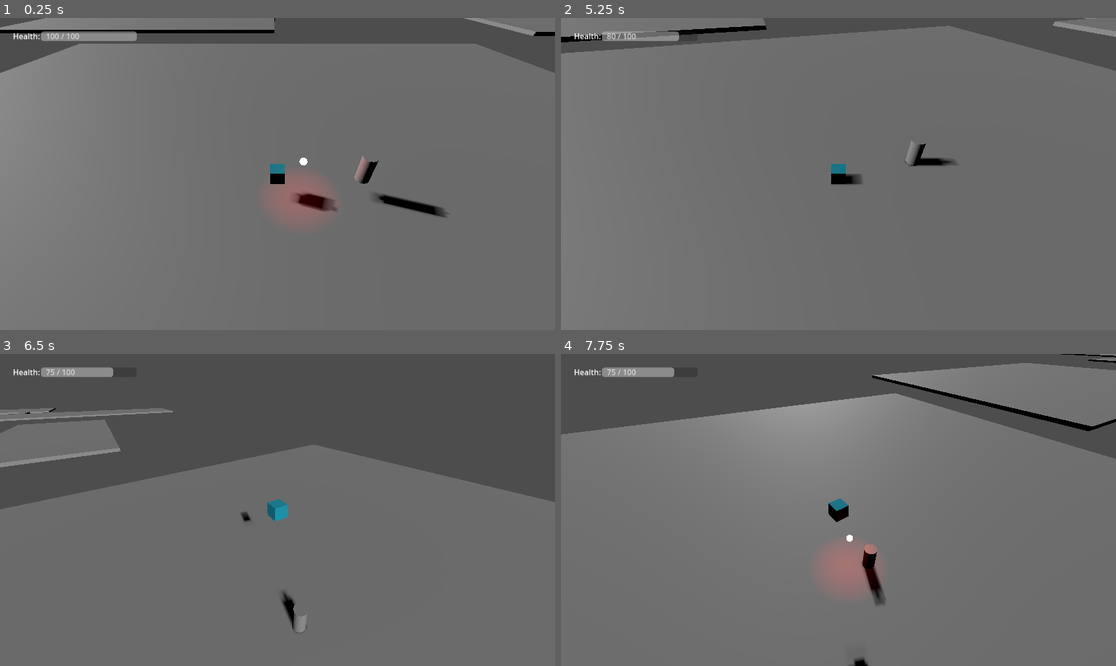
Above: before the commit, frames 1-4 (two rows, left to right).
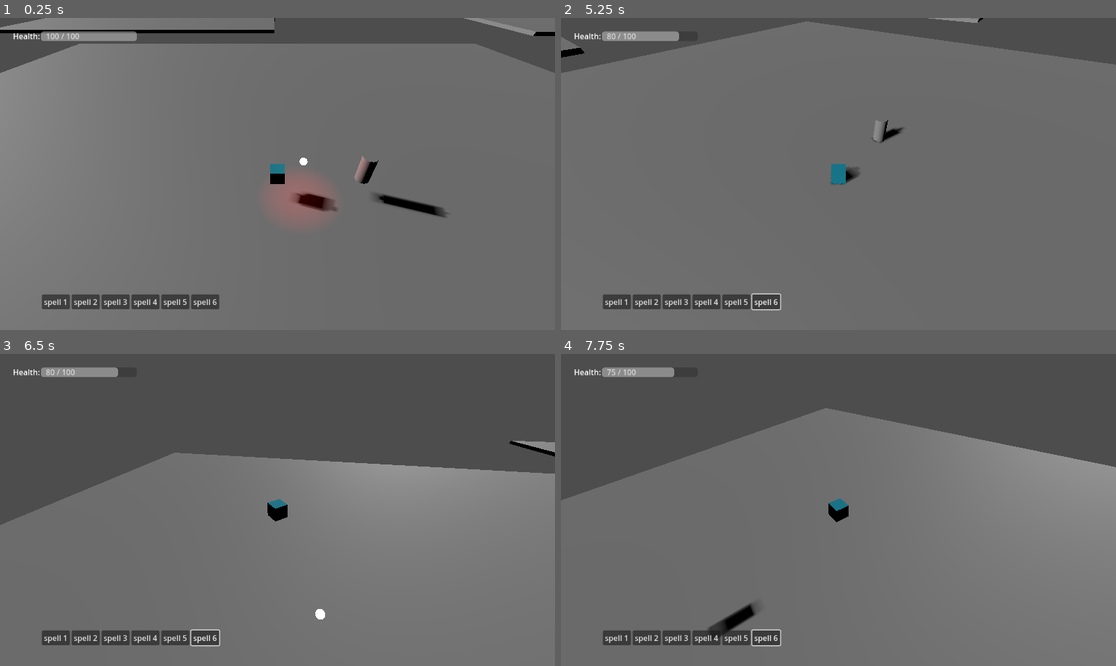
Above: after the commit, the same moments.

Repository: DumplingEater/possible_game
Game: Godot game, scene res://resources/scenes/main.tscn
Same seed, same stepped clock (60 frames per second), same inputs: the game is played once before the commit and once after it.
Inputs (mouse positions are in pixels of both pictures, inside the frame that each line leads up to):
- Up to frame 1 (0.25 s): no input
- Up to frame 2 (5.25 s): click (616, 301) at 0.5 s, where only the run after the commit has a clickable "spell 1"; click (644, 301) at 1.25 s, where only the run after the commit has a clickable "spell 2"; click (677, 301) at 2 s, where only the run after the commit has a clickable "spell 3"; click (705, 301) at 2.75 s, where only the run after the commit has a clickable "spell 4"; click (738, 301) at 3.5 s, where only the run after the commit has a clickable "spell 5"; click (766, 301) at 4.25 s, where only the run after the commit has a clickable "spell 6"; move the mouse to (960, 158) at 5.02 s; press the mouse at (960, 158) at 5.03 s; hold D (turn_right) from 5.03 s (still down)
- Up to frame 3 (6.5 s): tap Space (jump) at 5.27, 6.02 s; right-click (399, 494) at 5.3 s; move the mouse to (166, 525) at 5.77 s; release D (turn_right) at 5.78 s; release the mouse at (166, 525) at 5.78 s; hold S (move_back) from 5.78 s (still down); right-click (166, 525) at 5.85 s; tap 1 (action_1, bound only after the commit) at 6.05 s
- Up to frame 4 (7.75 s): move the mouse to (894, 441) at 6.52 s; release S (move_back) at 6.53 s; press the mouse at (894, 441) at 6.53 s; hold D (turn_right) 6.53-7.28 s; tap 1 (action_1, bound only after the commit) at 6.6 s; move the mouse to (810, 572) at 7.27 s; release the mouse at (810, 572) at 7.28 s; hold W (move_forward) from 7.28 s (still down); click (810, 572) at 7.35 s; tap Space (jump) at 7.52 s; right-click (810, 572) at 7.55 s

The runs differ from the first frame. In frame 1, 1.4% of the frame differs, in the area x 7-40%, y 88-94%; in frame 2, 7.2%; in frame 3, 12%; in frame 4, 22%, in the area x 0-100%, y 0-100%.

Commit message:
very bad combat

Diff:
--- a/project.godot
+++ b/project.godot
@@ -71,3 +71,13 @@
 "events": [Object(InputEventKey,"resource_local_to_scene":false,"resource_name":"","device":-1,"window_id":0,"alt_pressed":false,"shift_pressed":false,"ctrl_pressed":false,"meta_pressed":false,"pressed":false,"keycode":0,"physical_keycode":68,"key_label":0,"unicode":100,"echo":false,"script":null)
 ]
 }
+action_1={
+"deadzone": 0.5,
+"events": [Object(InputEventKey,"resource_local_to_scene":false,"resource_name":"","device":-1,"window_id":0,"alt_pressed":false,"shift_pressed":false,"ctrl_pressed":false,"meta_pressed":false,"pressed":false,"keycode":0,"physical_keycode":49,"key_label":0,"unicode":49,"echo":false,"script":null)
+]
+}
+escape={
+"deadzone": 0.5,
+"events": [Object(InputEventKey,"resource_local_to_scene":false,"resource_name":"","device":-1,"window_id":0,"alt_pressed":false,"shift_pressed":false,"ctrl_pressed":false,"meta_pressed":false,"pressed":false,"keycode":0,"physical_keycode":4194305,"key_label":0,"unicode":0,"echo":false,"script":null)
+]
+}
--- a/resources/scenes/player_ui.tscn
+++ b/resources/scenes/player_ui.tscn
@@ -26,3 +26,34 @@
 offset_right = 257.0
 offset_bottom = 22.0
 show_percentage = false
+
+[node name="action_bar" type="HBoxContainer" parent="."]
+layout_mode = 2
+offset_left = 87.0
+offset_top = 574.0
+offset_right = 306.0
+offset_bottom = 604.0
+
+[node name="button_1" type="Button" parent="action_bar"]
+layout_mode = 2
+text = "spell 1"
+
+[node name="button_2" type="Button" parent="action_bar"]
+layout_mode = 2
+text = "spell 2"
+
+[node name="button_3" type="Button" parent="action_bar"]
+layout_mode = 2
+text = "spell 3"
+
+[node name="button_4" type="Button" parent="action_bar"]
+layout_mode = 2
+text = "spell 4"
+
+[node name="button_5" type="Button" parent="action_bar"]
+layout_mode = 2
+text = "spell 5"
+
+[node name="button_6" type="Button" parent="action_bar"]
+layout_mode = 2
+text = "spell 6"
--- a/resources/scenes/third_person_character.tscn
+++ b/resources/scenes/third_person_character.tscn
@@ -1,8 +1,11 @@
-[gd_scene load_steps=7 format=3 uid="uid://bkee16cpy3j8y"]
+[gd_scene load_steps=10 format=3 uid="uid://bkee16cpy3j8y"]
 
-[ext_resource type="Script" path="res://src/player_controls/character_controller.gd" id="1_vvahs"]
+[ext_resource type="Script" path="res://src/player_controls/player_motion_controller.gd" id="1_vvahs"]
 [ext_resource type="Script" path="res://src/player_controls/follow_camera.gd" id="2_5oxlu"]
+[ext_resource type="Script" path="res://src/spellbook.gd" id="2_h3wa7"]
+[ext_resource type="PackedScene" uid="uid://bablflwgqpj8o" path="res://resources/scenes/fireball.tscn" id="3_mvmjn"]
 [ext_resource type="Script" path="res://src/player_character.gd" id="3_xhcw4"]
+[ext_resource type="Script" path="res://src/player_controls/player_combat_controller.gd" id="4_10ram"]
 [ext_resource type="PackedScene" uid="uid://bj2fkhwbgremr" path="res://resources/scenes/player_ui.tscn" id="4_q4vam"]
 
 [sub_resource type="BoxShape3D" id="BoxShape3D_cbbcf"]
@@ -14,6 +17,13 @@
 
 [node name="data" type="Node" parent="."]
 script = ExtResource("3_xhcw4")
+
+[node name="spellbook" type="Node" parent="data"]
+script = ExtResource("2_h3wa7")
+projectile = ExtResource("3_mvmjn")
+
+[node name="combat_controller" type="Node" parent="."]
+script = ExtResource("4_10ram")
 
 [node name="body_3d" type="CharacterBody3D" parent="."]
 script = ExtResource("1_vvahs")
@@ -27,4 +37,4 @@
 [node name="camera" type="Camera3D" parent="body_3d"]
 script = ExtResource("2_5oxlu")
 
-[node name="PlayerUi" parent="." instance=ExtResource("4_q4vam")]
+[node name="ui" parent="." instance=ExtResource("4_q4vam")]
--- a/src/player_character.gd
+++ b/src/player_character.gd
@@ -15,4 +15,3 @@
 
 func apply_damage(damage: float):
 	health -= damage
-	print("Health is now ", health)
--- /dev/null
+++ b/src/player_controls/player_combat_controller.gd
@@ -0,0 +1,47 @@
+extends Node
+
+
+var data_node: Node = null
+var spellbook_node: Node = null
+var body_node: Node = null
+var cam_node: Node = null
+
+var selected_target: Node = null
+
+# Called when the node enters the scene tree for the first time.
+func _ready():
+	data_node = get_parent().get_node("data")
+	spellbook_node = get_parent().get_node("data/spellbook")
+	body_node = get_parent().get_node("body_3d")
+	cam_node = body_node.get_node("camera")
+
+# Called every frame. 'delta' is the elapsed time since the previous frame.
+func _process(delta):
+	if selected_target:
+		if Input.is_action_just_pressed("action_1"):
+			var proj = spellbook_node.projectile.instantiate()
+			add_child(proj)
+			var player_pos = body_node.global_transform
+			var muzzle_pos = player_pos.translated(body_node.global_transform.basis.z * -1)
+			print("Spawning projectile. Player Pos: ", player_pos.origin, " Proj Pos: ", muzzle_pos.origin)
+			proj.transform = muzzle_pos
+			proj.target = selected_target
+
+	if Input.is_action_just_pressed("mouse_left_click"): # Define your mouse click action in the Input Map
+		_select_target()
+
+	if Input.is_action_just_pressed("escape"):
+		selected_target = null
+
+func _select_target():
+	var from = cam_node.project_ray_origin(get_viewport().get_mouse_position())
+	var to = from + cam_node.project_ray_normal(get_viewport().get_mouse_position()) * 1000
+	var query = PhysicsRayQueryParameters3D.create(from, to)
+	query.collide_with_bodies = true
+	var result = get_parent().get_world_3d().direct_space_state.intersect_ray(query)
+
+	if result:
+		var clicked_object = result.collider
+		if clicked_object:
+			selected_target = clicked_object
+			print("Clicked on object: ", clicked_object.get_parent().name)
--- a/src/player_controls/character_controller.gd
+++ b/src/player_controls/player_motion_controller.gd
@@ -2,7 +2,7 @@
 
 # How fast the player moves in meters per second.
 @export var speed = 14
-@export var turn_speed_rad = 3.14 / 20
+@export var turn_speed_rad = 3.14 / 40
 # The downward acceleration when in the air, in meters per second squared.
 @export var fall_acceleration = 75
 
@@ -31,9 +31,25 @@
 		direction += forward
 	if Input.is_action_pressed("move_forward"):
 		direction -= forward
-
 	if Input.is_action_just_pressed("jump"):
 		target_velocity.y = 30
+
+	var mouse_right_clicked = Input.is_action_pressed("mouse_right_click")
+	var turn_left = Input.is_action_pressed("turn_left")
+	var turn_right = Input.is_action_pressed("turn_right")
+
+	if turn_left or turn_right:
+		if mouse_right_clicked:
+			if turn_right:
+				direction += right
+			if turn_left:
+				direction -= right
+		else:
+			# Create a quaternion for the rotation around the Y-axis (up vector)
+			var sign = 1.0
+			if turn_right:
+				sign *= -1
+			self.rotate_object_local(Vector3(0, 1, 0), turn_speed_rad * sign)
 
 	# Ground Velocity
 	target_velocity.x = direction.x * speed
@@ -62,11 +78,3 @@
 			# Create a quaternion for the rotation around the Y-axis (up vector)
 			var rot_about_y = Quaternion(Vector3(0, 1, 0), delta_x)
 			self.rotate_object_local(Vector3(0, 1, 0), delta_x)
-		elif turn_left or turn_right:
-			var delta_x = turn_speed_rad
-
-			# Create a quaternion for the rotation around the Y-axis (up vector)
-			var sign = 1.0
-			if turn_right:
-				sign *= -1
-			self.rotate_object_local(Vector3(0, 1, 0), delta_x * sign)
--- /dev/null
+++ b/src/spellbook.gd
@@ -0,0 +1,12 @@
+extends Node
+
+@export var projectile : PackedScene
+
+# Called when the node enters the scene tree for the first time.
+func _ready():
+	pass # Replace with function body.
+
+
+# Called every frame. 'delta' is the elapsed time since the previous frame.
+func _process(delta):
+	pass
--- a/src/state_machines/attack_state.gd
+++ b/src/state_machines/attack_state.gd
@@ -4,13 +4,12 @@
 @export var projectile : PackedScene
 
 func enter():
-	print("Entering Attack")
+	pass
 
 func exit():
-	print("Exiting Attack")
+	pass
 
 func process_state(delta: float):
-	print("Firing attack!")
 	var proj = projectile.instantiate()
 	add_child(proj)
 	proj.transform = state_machine.state_machine.agent_body.global_transform.translated(state_machine.state_machine.agent_body.global_transform.basis.z * 1)
--- a/src/state_machines/wait_for_cooldown.gd
+++ b/src/state_machines/wait_for_cooldown.gd
@@ -3,10 +3,10 @@
 class_name WaitForCooldown
 
 func enter():
-	print("Entering Wait For Cooldown")
+	pass
 
 func exit():
-	print("Exiting Wait For Cooldown")
+	pass
 
 func process_state(delta: float):
 	if state_machine.last_attack_time == null:
